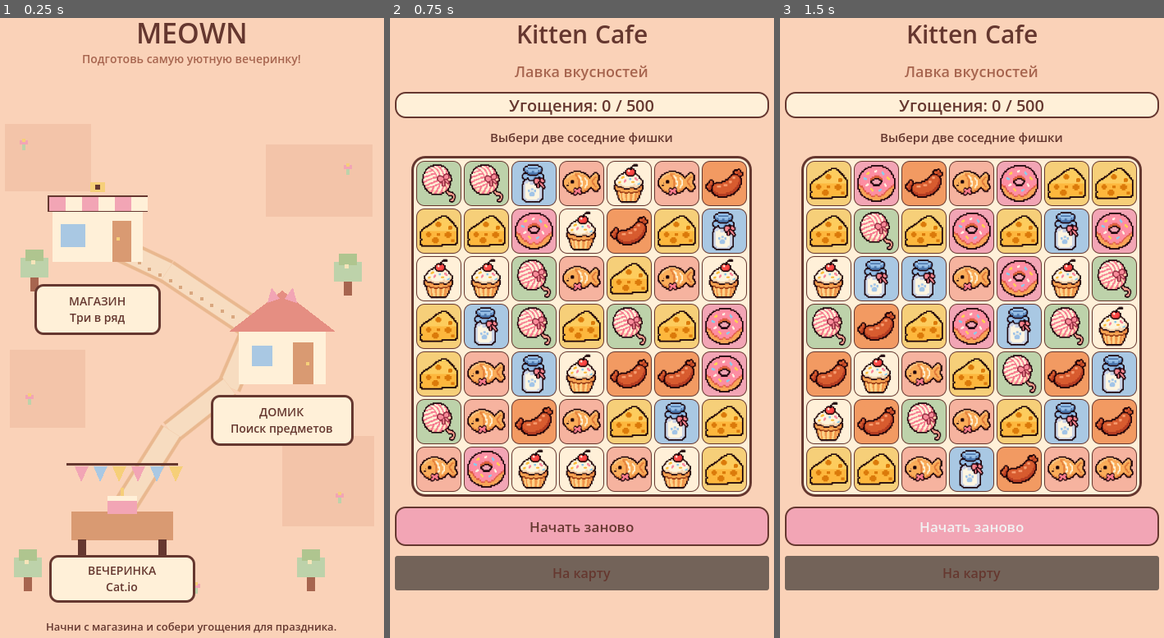
Above: before the commit, frames 1-3 (left to right).
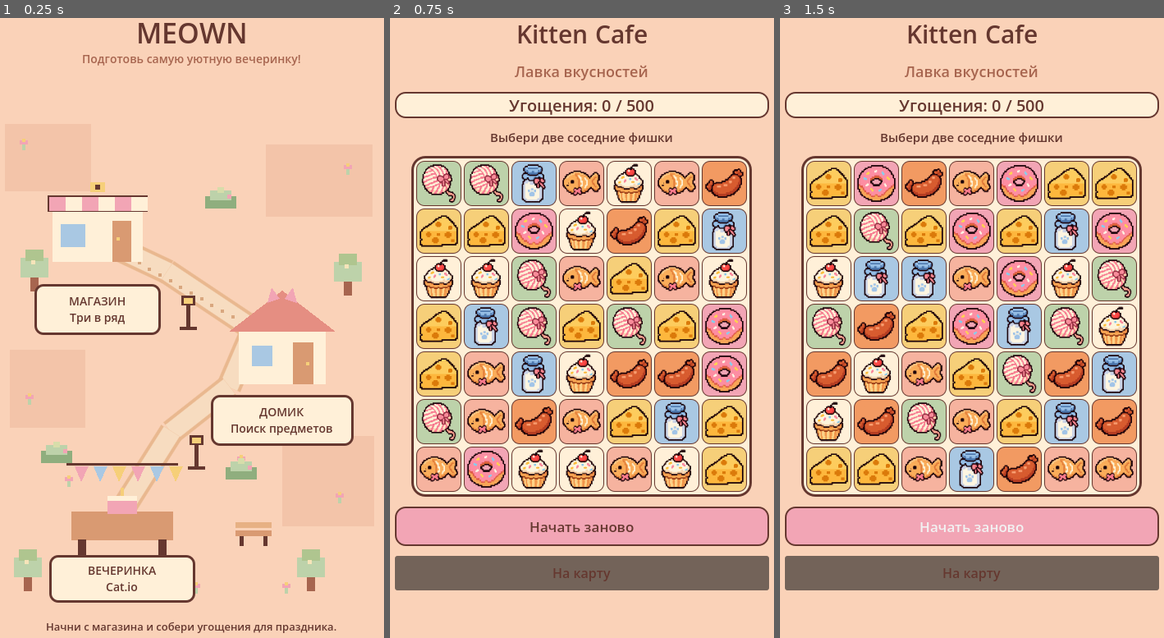
Above: after the commit, the same moments.

Repository: ArinaPig/Meown
Game: Godot game, scene res://scenes/map/WorldMap.tscn
Two runs of this game, one before a commit and one after it. Both use one fixed random seed, a clock stepped at 60 frames per second and the inputs below.
Inputs:
- Up to frame 1 (0.25 s): no input
- Up to frame 2 (0.75 s): click "МАГАЗИН Три в ряд" at 0.5 s
- Up to frame 3 (1.5 s): click "Начать заново" at 1.25 s

The runs differ from the first frame. In frame 1, 1.2% of the frame differs, in the area x 10-76%, y 27-93%; in frame 2, nothing differs; in frame 3, nothing differs.

Commit message:
Add pixel town decorations to world map

Diff:
--- a/scenes/map/WorldMap.gd
+++ b/scenes/map/WorldMap.gd
@@ -28,7 +28,7 @@
 	# Soft grass patches and tiny pixel flowers.
 	for patch in [Rect2(12, 155, 105, 82), Rect2(330, 180, 130, 88), Rect2(18, 430, 92, 95), Rect2(350, 535, 112, 110)]:
 		draw_rect(patch, Color("#F3C4A9"))
-	for point in [Vector2(35, 180), Vector2(430, 210), Vector2(42, 490), Vector2(420, 610), Vector2(245, 720)]:
+	for point in [Vector2(35, 180), Vector2(430, 210), Vector2(42, 490), Vector2(420, 610), Vector2(245, 720), Vector2(285, 250), Vector2(300, 565), Vector2(90, 590), Vector2(355, 720)]:
 		_draw_flower(point)
 
 	# A winding path connects the three places.
@@ -51,6 +51,12 @@
 	_draw_tree(Vector2(430, 330))
 	_draw_tree(Vector2(385, 690))
 	_draw_tree(Vector2(40, 690))
+	_draw_bush(Vector2(275, 245))
+	_draw_bush(Vector2(300, 575))
+	_draw_bush(Vector2(75, 555))
+	_draw_lamp(Vector2(235, 375))
+	_draw_lamp(Vector2(245, 545))
+	_draw_bench(Vector2(315, 655))
 
 func _draw_shop(center: Vector2) -> void:
 	# Awning, shop body, door and display window.
@@ -106,6 +112,27 @@
 	draw_rect(Rect2(center + Vector2(-11, -17), Vector2(22, 14)), Color("#AFC58F"))
 	draw_rect(Rect2(center + Vector2(-4, -4), Vector2(5, 5)), Color("#F6E4B9"))
 
+
+func _draw_bush(center: Vector2) -> void:
+	# Small layered shrubs in the same chunky pixel style.
+	draw_rect(Rect2(center + Vector2(-19, -2), Vector2(38, 15)), Color("#8FAE7E"))
+	draw_rect(Rect2(center + Vector2(-13, -9), Vector2(26, 12)), CAFE_SAGE)
+	draw_rect(Rect2(center + Vector2(-4, -13), Vector2(8, 7)), Color("#D7DDAA"))
+	draw_rect(Rect2(center + Vector2(8, -4), Vector2(5, 5)), CAFE_PINK)
+
+func _draw_lamp(center: Vector2) -> void:
+	# Warm little street lamps beside the winding path.
+	draw_rect(Rect2(center + Vector2(-2, -2), Vector2(5, 30)), CAFE_BROWN)
+	draw_rect(Rect2(center + Vector2(-8, -11), Vector2(17, 12)), CAFE_BROWN)
+	draw_rect(Rect2(center + Vector2(-5, -8), Vector2(11, 7)), CAFE_YELLOW)
+	draw_rect(Rect2(center + Vector2(-10, 27), Vector2(21, 4)), CAFE_BROWN)
+
+func _draw_bench(center: Vector2) -> void:
+	draw_rect(Rect2(center + Vector2(-22, -5), Vector2(44, 7)), Color("#D99A72"))
+	draw_rect(Rect2(center + Vector2(-22, -15), Vector2(44, 7)), Color("#E7B184"))
+	draw_rect(Rect2(center + Vector2(-17, 2), Vector2(5, 12)), CAFE_BROWN)
+	draw_rect(Rect2(center + Vector2(12, 2), Vector2(5, 12)), CAFE_BROWN)
+
 func _draw_flower(point: Vector2) -> void:
 	draw_rect(Rect2(point + Vector2(-2, -2), Vector2(4, 9)), CAFE_SAGE)
 	draw_rect(Rect2(point + Vector2(-5, -5), Vector2(10, 5)), CAFE_PINK)
